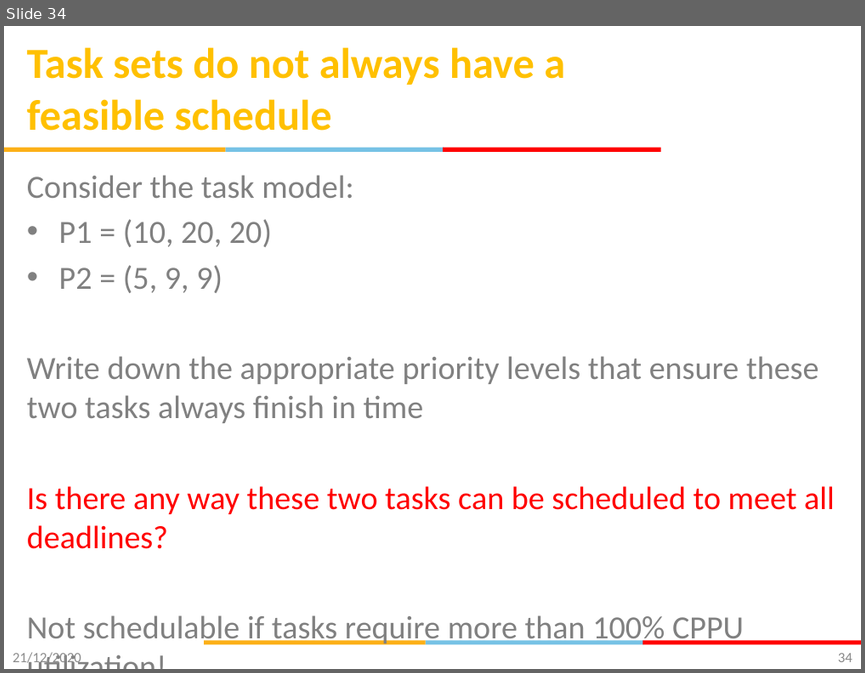
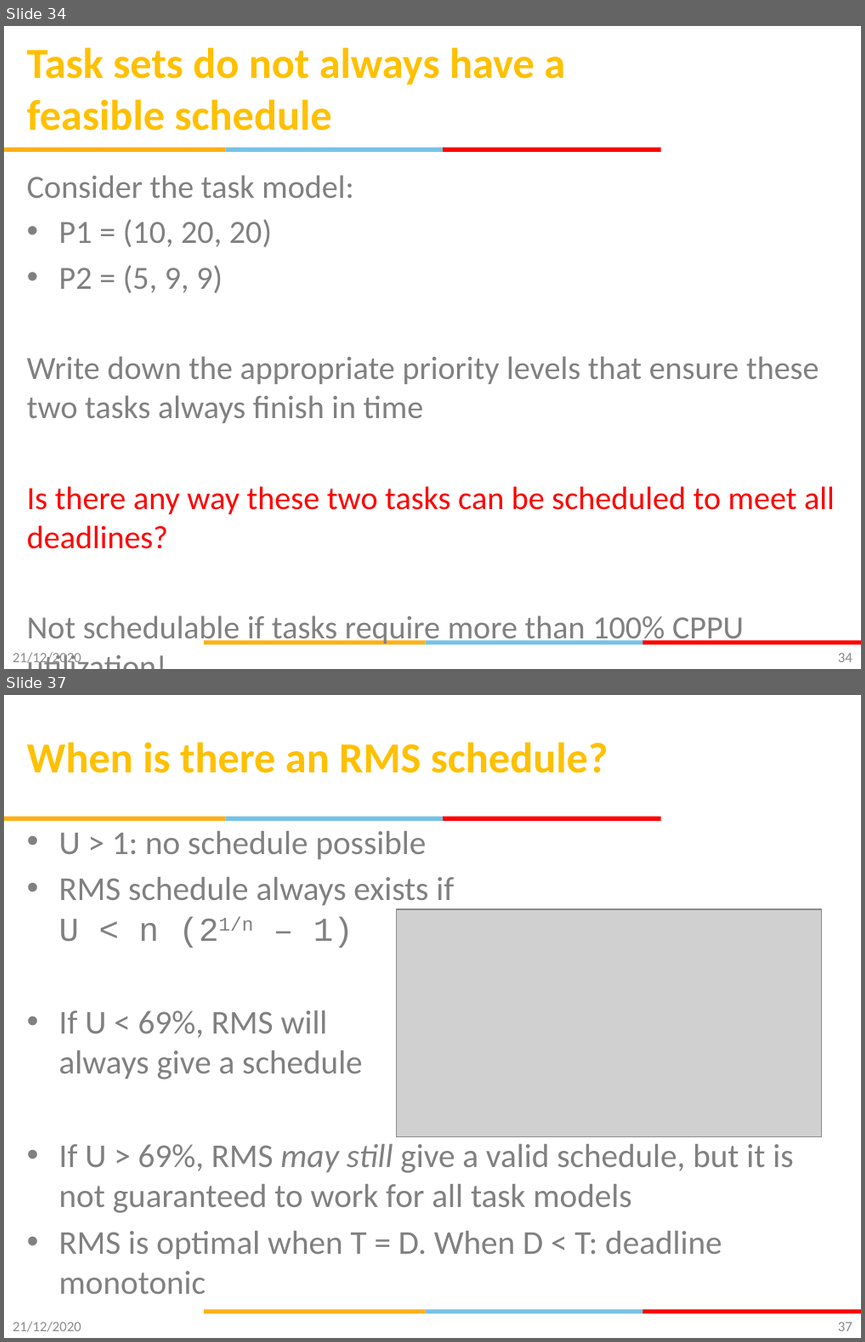
Before and after one commit to gsaurabhr-teaching/csg523-material, a slide deck: Lec-20-22-rtos-scheduling.pptx. Shown one above the other, each under a label of ours: slide 34 before the commit, slides 34 and 37 after it; the slides between them are not shown. The pictures are 865x673 and 865x1342 pixels, drawn with LibreOffice and Linux fonts; fonts in the diff are those of the drawing; grey boxes stand for pictures; background and template pictures are left out. Boxes give left, top, right and bottom in pixels: in the first picture for what was removed or moved away, otherwise in the second. Text is boxed around its words. In the diff, an @@ line names an element or a change of style, - is before the commit and + after.

```diff
--- a/Lec-20-22-rtos-scheduling.pptx
+++ b/Lec-20-22-rtos-scheduling.pptx
@@ slide 37 added at <box>4,695,861,1338</box>, background #FFFFFF; not listed: 6 template elements that a slide beside it also shows @@
@@ title added at <box>27,742,608,773</box>, 36 pt, text #FFC000, bold @@
+When is there an RMS schedule?
@@ text added at <box>59,831,793,1293</box>, 28 pt, text #808080 @@
+• U > 1: no schedule possible
+• RMS schedule always exists if
+  U < n (21/n – 1)
+• If U < 69%, RMS will
+  always give a schedule
+• If U > 69%, RMS may still give a valid schedule, but it is not guaranteed to work for all task models
+• RMS is optimal when T = D. When D < T: deadline monotonic
@@ picture added at <box>397,909,821,1136</box> @@
@@ text added at <box>12,1321,81,1332</box>, 12 pt, text #8C8C8C @@
+21/12/2020
@@ page number added at <box>838,1321,852,1331</box>, 12 pt, text #898989 @@
+37
```
Also in this commit, not shown: 3 slides changed, 5 other slides added.
